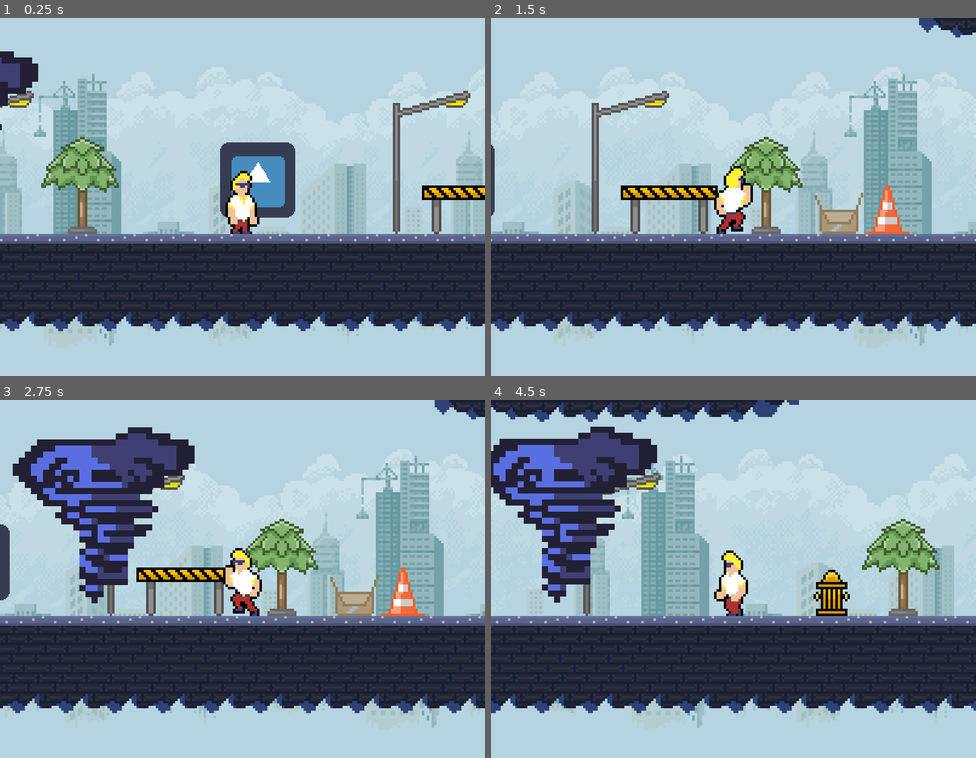
Above: before the commit, frames 1-4 (two rows, left to right).
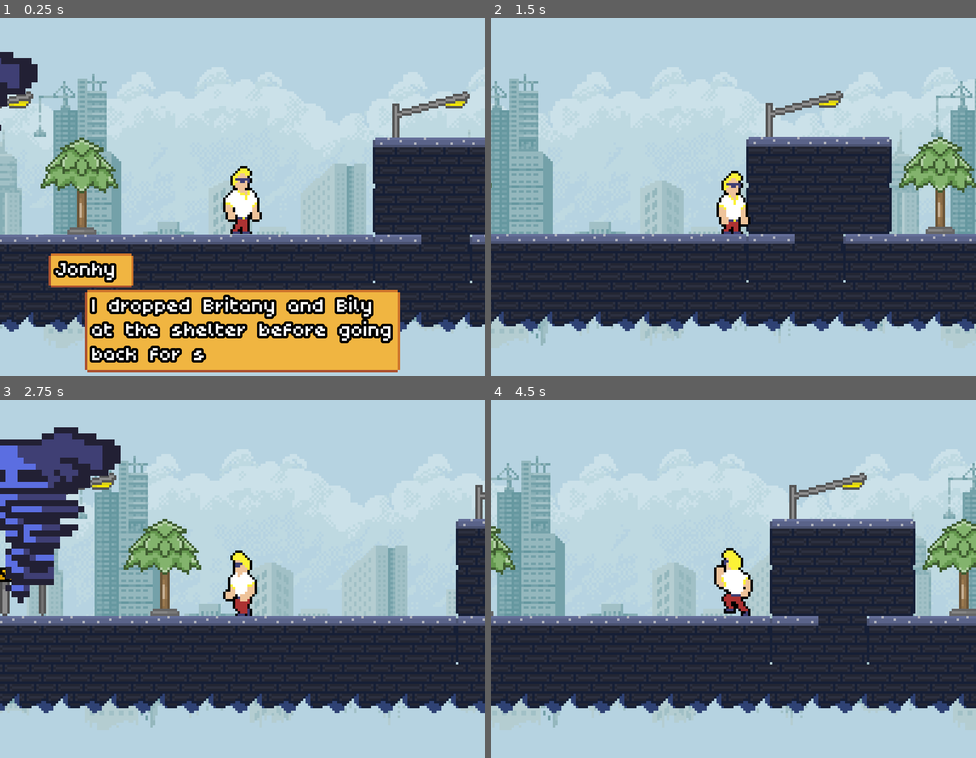
Above: after the commit, the same moments.

Repository: T4g1/gd-wildjam18
Game: Godot game, scene res://sources/game/Game.tscn
The game is run twice, just before and just after one commit, with the same random seed, the same clock (stepped at 60 frames per second) and the same inputs. The engine's default icon, where the game draws it, is replaced by a stand-in: a white triangle on a blue panel in a dark square. Sound files missing from this copy of the repository are replaced by a short silence.
Inputs:
- Up to frame 1 (0.25 s): no input
- Up to frame 2 (1.5 s): tap Enter (ui_accept) at 0.5, 0.77 s; hold E (interact) 0.53-1.28 s; hold Right (ui_right) from 0.53 s (still down); tap E (interact) at 1.35 s
- Up to frame 3 (2.75 s): tap Enter (ui_accept) at 1.52 s; release Right (ui_right) at 2.03 s; hold Left (ui_left) from 2.03 s (still down); hold E (interact) from 2.03 s (still down)
- Up to frame 4 (4.5 s): release Left (ui_left) at 2.78 s; release E (interact) at 2.78 s; hold Right (ui_right) 2.78-4.28 s; tap E (interact) at 2.85, 4.35 s; tap Enter (ui_accept) at 3.02, 3.77 s; hold E (interact) 3.53-4.28 s; hold Left (ui_left) from 4.28 s (still down)

The runs differ from the first frame. In frame 1, 28% of the frame differs, in the area x 0-100%, y 9-99%; in frame 2, 27%; in frame 3, 33%; in frame 4, 36%, in the area x 0-100%, y 0-92%.

Commit message:
[add] Introduction dialog and player on the floor

Diff:
--- /dev/null
+++ b/levels/LevelTsunami.gd
@@ -0,0 +1,5 @@
+extends "res://sources/level/Level.gd"
+
+
+func _ready():
+	yield(start_dialog($UI/Introduction), "completed")
--- a/levels/LevelTsunami.tscn
+++ b/levels/LevelTsunami.tscn
@@ -1,12 +1,26 @@
-[gd_scene load_steps=3 format=2]
+[gd_scene load_steps=6 format=2]
 
 [ext_resource path="res://levels/LevelTornado.tscn" type="PackedScene" id=1]
 [ext_resource path="res://sources/Spawn.tscn" type="PackedScene" id=2]
+[ext_resource path="res://sources/ui/dialog/DialogLine.tscn" type="PackedScene" id=3]
+[ext_resource path="res://sources/ui/dialog/Dialog.tscn" type="PackedScene" id=4]
+[ext_resource path="res://levels/LevelTsunami.gd" type="Script" id=5]
 
 [node name="LevelTsunami" instance=ExtResource( 1 )]
+script = ExtResource( 5 )
 
 [node name="Level" parent="." index="1"]
 tile_data = PoolIntArray( -917492, 1, 0, -917491, 1, 0, -917490, 1, 0, -917489, 1, 0, -917488, 1, 0, -917487, 1, 0, -91 …(7589 unchanged characters)…
+
+[node name="Player" parent="." index="2"]
+position = Vector2( -653.77, 5.75139 )
+
+[node name="Introduction" parent="UI" index="0" instance=ExtResource( 4 )]
+
+[node name="Jonhy" parent="UI/Introduction" index="2" instance=ExtResource( 3 )]
+content = "I dropped Britany and Bily at the shelter before going back for supplies, let's meet them there, it should be up the hill ahead..."
+who = "Jonhy"
+thinking = true
 
 [node name="SecondSpawn" parent="TornadoPath" index="2"]
 position = Vector2( -269.456, 16.2509 )
--- a/sources/Spawn.tscn
+++ b/sources/Spawn.tscn
@@ -14,6 +14,7 @@
 script = ExtResource( 1 )
 
 [node name="Sprite" type="Sprite" parent="."]
+visible = false
 scale = Vector2( 0.486465, 0.486465 )
 texture = ExtResource( 2 )
 
--- a/sources/game/Game.tscn
+++ b/sources/game/Game.tscn
@@ -12,4 +12,4 @@
 ]]
 script = ExtResource( 1 )
 levels = [ ExtResource( 2 ), ExtResource( 4 ), ExtResource( 3 ), ExtResource( 5 ), ExtResource( 6 ) ]
-level_id = 0
+level_id = 2
